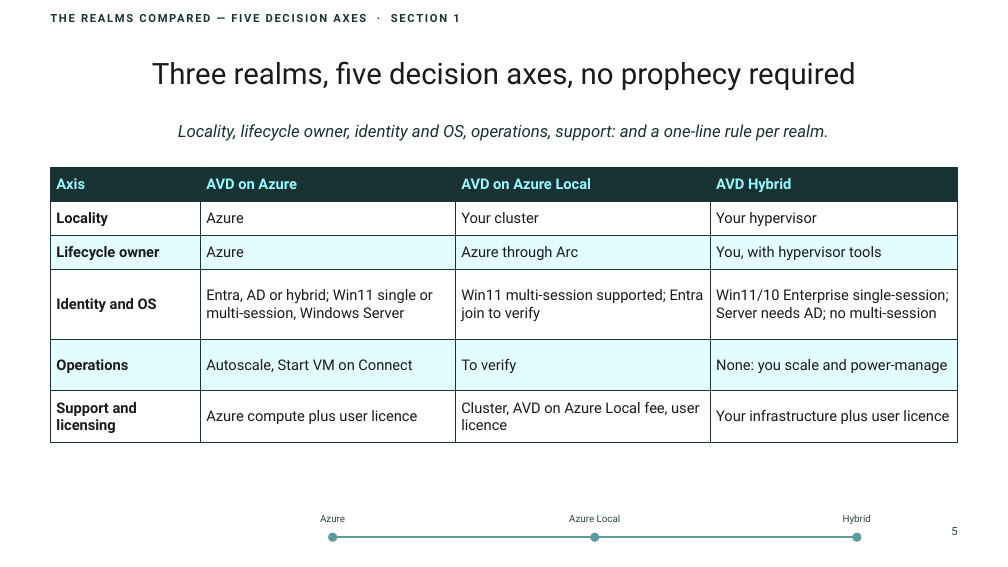
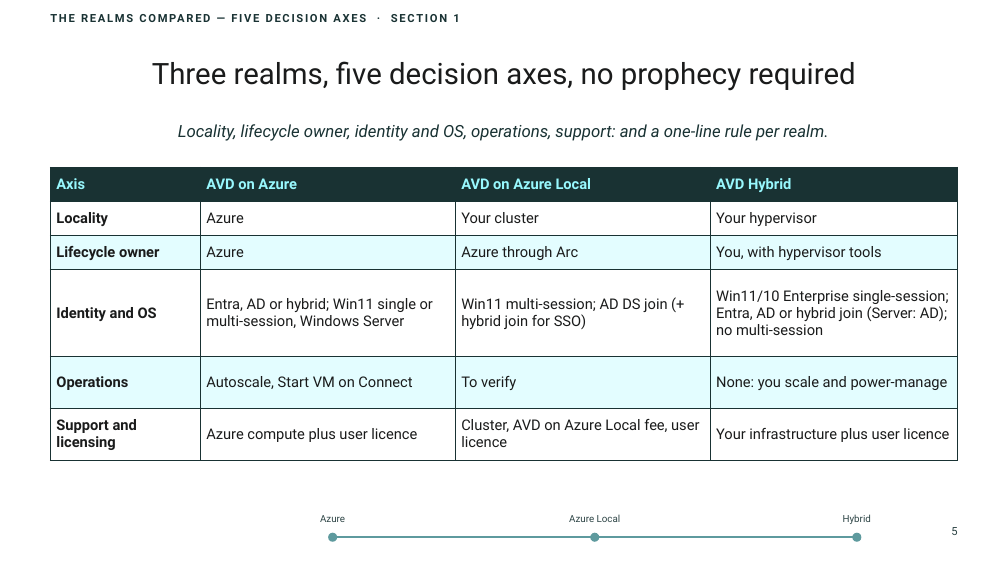
Before and after one commit to thisismydemo/nic2026_avd, a slide deck: slide 5 of presentation/AVD_Anywhere_NIC2026.pptx. Drawn at 1008x567 pixels with LibreOffice and Linux fonts; fonts in the diff are those of the drawing; background and template pictures are left out. Boxes give left, top, right and bottom in pixels: in the first picture for what was removed or moved away, otherwise in the second. Text is boxed around its words. In the diff, an @@ line names an element or a change of style, - is before the commit and + after.

```diff
--- a/presentation/AVD_Anywhere_NIC2026.pptx
+++ b/presentation/AVD_Anywhere_NIC2026.pptx
@@ table at [50,167,958,461] @@
-row 4, column 3: Win11 multi-session supported; Entra join to verify
+row 4, column 3: Win11 multi-session; AD DS join (+ hybrid join for SSO)
-row 4, column 4: Win11/10 Enterprise single-session; Server needs AD; no multi-session
+row 4, column 4: Win11/10 Enterprise single-session; Entra, AD or hybrid join (Server: AD); no multi-session
```
Also in this commit, not shown: 18 other slides changed, 1 slide added, 16 other files.
